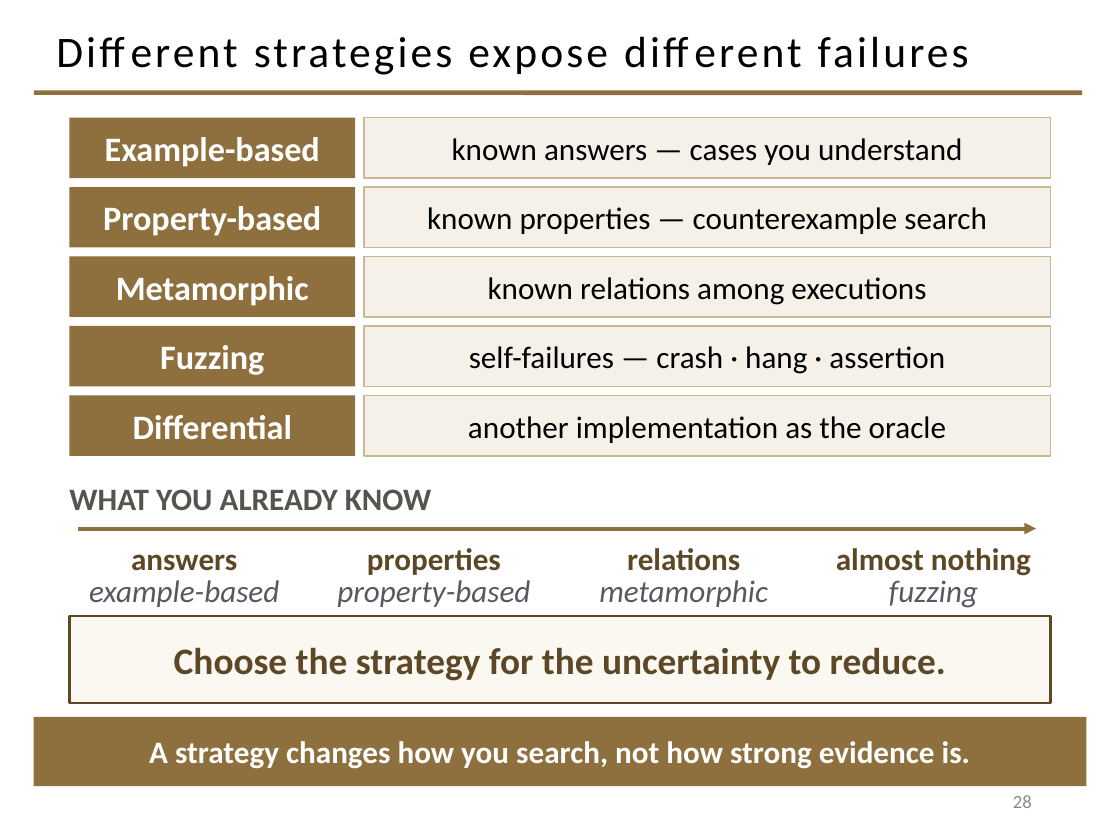
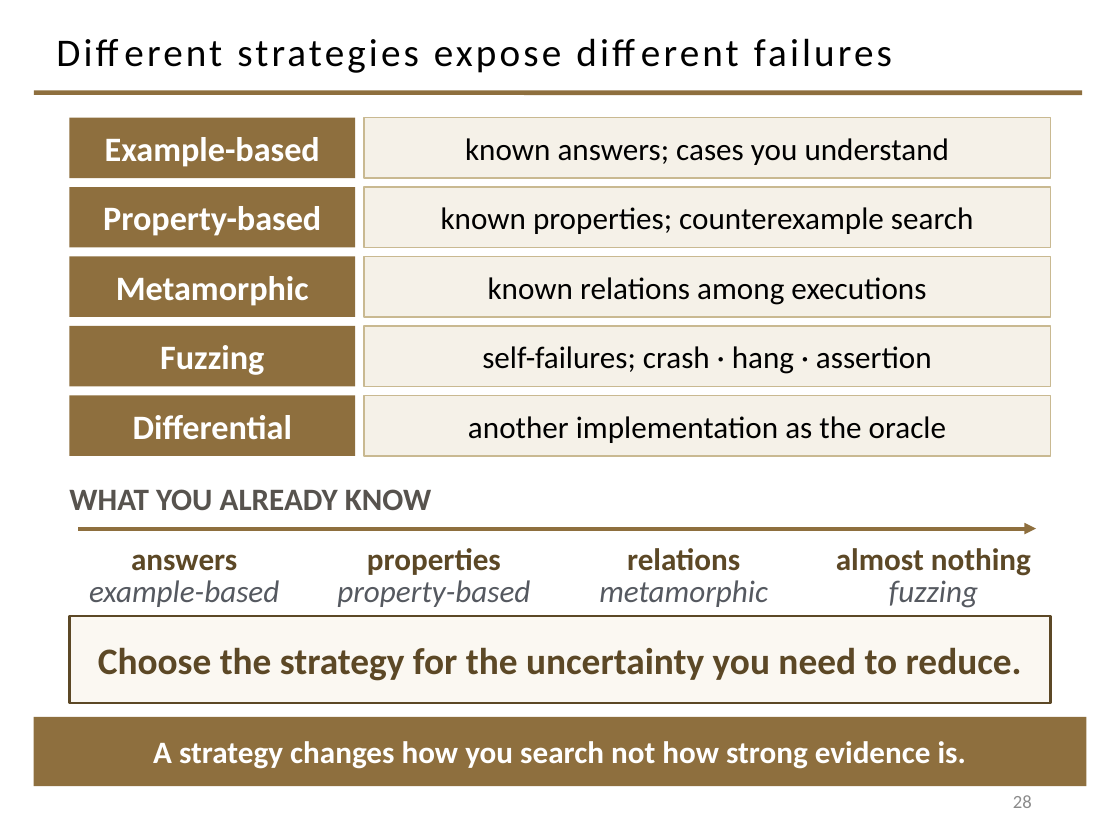
Before and after one commit to davisjam/model-based-agentic-software-engineering, a slide deck: slide 28 of course/lectures/act-1-foundations/08-validation/1-8-Validation.pptx. Drawn at 1120x840 pixels with LibreOffice and Linux fonts; fonts in the diff are those of the drawing; background and template pictures are left out. Boxes give left, top, right and bottom in pixels: in the first picture for what was removed or moved away, otherwise in the second. Text is boxed around its words. In the diff, an @@ line names an element or a change of style, - is before the commit and + after.

```diff
--- a/course/lectures/act-1-foundations/08-validation/1-8-Validation.pptx
+++ b/course/lectures/act-1-foundations/08-validation/1-8-Validation.pptx
@@ title "Different strategies expose different failures" at [237,38,892,73]: size 28 to 25.2 pt @@
@@ text in rectangle at [465,138,949,165]: text changed @@
-known answers — cases you understand
+known answers; cases you understand
@@ text in rectangle at [441,207,974,234]: text changed @@
-known properties — counterexample search
+known properties; counterexample search
@@ text in rectangle at [482,346,932,374]: text changed @@
-self-failures — crash · hang · assertion
+self-failures; crash · hang · assertion
@@ text in rectangle at [98,647,1022,681]: text changed @@
-Choose the strategy for the uncertainty to reduce.
+Choose the strategy for the uncertainty you need to reduce.
@@ text in rectangle at [153,741,966,769]: text changed @@
-A strategy changes how you search, not how strong evidence is.
+A strategy changes how you search not how strong evidence is.
```
Also in this commit, not shown: 30 other slides changed.
